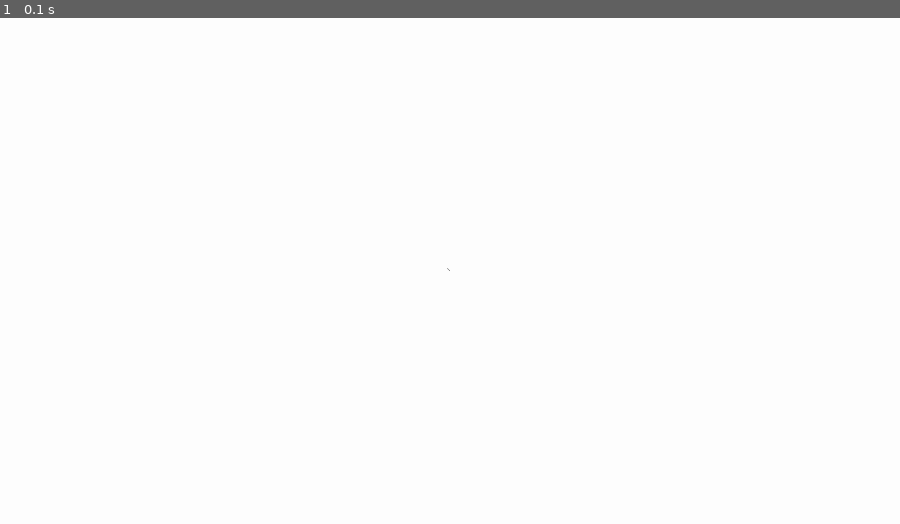
Above: before the commit, frame 1.
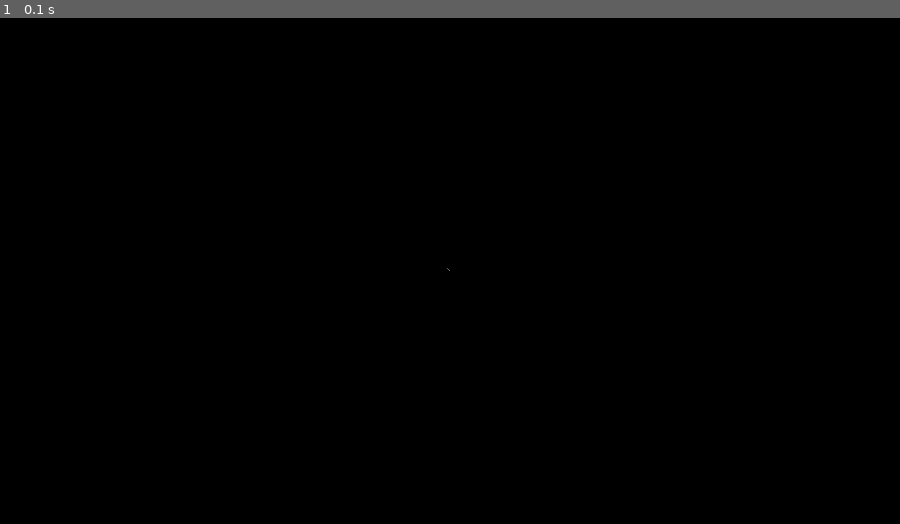
Above: after the commit, the same moment.

Repository: meheraabChothia/physics_sims
Game: pygame game, started from collisions/random_walker/walker.py
Two runs of this game, one before a commit and one after it. Both use one fixed random seed, a clock stepped at 60 frames per second and the inputs below.
Inputs:
- Up to frame 1 (0.1 s): no input

The runs differ from the first frame. In frame 1, 100% of the frame differs, in the area x 0-100%, y 0-100%.

Commit message:
docs: Thought of a solution to the collision problem.
Signed-off-by: meheraabChothia <meheraablol@gmail.com>

Diff:
--- /dev/null
+++ b/collisions/matplotlib_test.py
@@ -0,0 +1,11 @@
+import matplotlib.pyplot as plt
+import numpy as np
+
+# Create a figure containing a single Axes.
+# fig, ax = plt.subplots()
+fig = plt.figure()
+ax = fig.subplots()
+# ax.plot(1, 1)
+ax.plot([1, 2, 3, 4], [0, 0.5, 1, 0.2])
+
+plt.show()                           # Show the figure.
--- /dev/null
+++ b/collisions/noise/test.py
@@ -0,0 +1,24 @@
+import matplotlib.pyplot as plt
+from perlin_noise import PerlinNoise
+
+noise1 = PerlinNoise(n_dims=2, octaves=0.5)
+noise2 = PerlinNoise(n_dims=2, octaves=1)
+noise3 = PerlinNoise(n_dims=2, octaves=2)
+noise4 = PerlinNoise(n_dims=2, octaves=4)
+
+xpix = 100
+ypix = 100
+pic = []
+for i in range(xpix):
+    row = []
+    for j in range(ypix):
+        noise_val = noise1([i/xpix, j/ypix])
+        noise_val += 0.5 * noise2([i/xpix, j/ypix])
+        noise_val += 0.25 * noise3([i/xpix, j/ypix])
+        noise_val += 0.125 * noise4([i/xpix, j/ypix])
+
+        row.append(noise_val)
+    pic.append(row)
+
+plt.imshow(pic, cmap='gray')
+plt.show()
--- a/collisions/pg_sim.py
+++ b/collisions/pg_sim.py
@@ -12,16 +12,16 @@
         self.force_vectors = {'x': 0, 'y': -1}
 
     def calculate_position(self, time: float):
-        displacement_y = (self.initial_vel_y*time)+0.5 * \
+        displacement_y = (self.current_vel_y*time)+0.5 * \
             self.acceleration*self.force_vectors['y']*(time**2)
 
-        self.initial_vel_y = self.initial_vel_y + \
+        self.current_vel_y = self.current_vel_y + \
             self.acceleration*self.force_vectors['y']*time
 
-        displacement_x = (self.initial_vel_x*time)+0.5 * \
+        displacement_x = (self.current_vel_x*time)+0.5 * \
             self.acceleration*self.force_vectors['x']*(time**2)
 
-        self.initial_vel_x = self.initial_vel_x + \
+        self.current_vel_x = self.current_vel_x + \
             self.acceleration*self.force_vectors['x']*time
 
         return [displacement_x, displacement_y]
--- /dev/null
+++ b/collisions/pyglet_test.py
@@ -0,0 +1,65 @@
+import pyglet
+
+window = pyglet.window.Window()
+
+batch = pyglet.graphics.Batch()
+
+
+def update(dt, object):
+    for obj in object:
+        obj.update_state(dt)
+        # input()
+
+
+@window.event
+def on_draw():
+    window.clear()
+    batch.draw()
+
+
+class Circle:
+    def __init__(self, v_x, v_y, i_x, i_y):
+        self.velocity = {"x": v_x, "y": v_y}
+        self.acceleration = {"x": 0, "y": 0}
+        self._obj_details(i_x, i_y)
+        self.create_object()
+
+    def _obj_details(self, i_x, i_y):
+        self.pos = {"x": i_x, "y": i_y}
+        self.radius = 4
+
+    def create_object(self):
+        self.obj = pyglet.shapes.Circle(
+            x=self.pos['x'], y=self.pos['y'], radius=self.radius,
+            color=(255, 255, 255), batch=batch)
+
+    def update_state(self, dt):
+        dis_x = self.velocity['x']*dt+(0.5*self.acceleration['x']*(dt**2))
+        dis_y = self.velocity['y']*dt+(0.5*self.acceleration['y']*(dt**2))
+
+        '''
+        For now we gonna update both the self.pos arg and the circle coords
+        Will figure something else out later on.
+        '''
+
+        self.pos['x'] += dis_x
+        self.pos['y'] += dis_y
+        self.obj.x += dis_x
+        self.obj.y += dis_y
+
+
+def main():
+    object = []
+    circle = Circle(100, 60, 200, 200)
+    circle2 = Circle(10, 10, 250, 250)
+
+    object.append(circle)
+    object.append(circle2)
+
+    pyglet.clock.schedule_interval(update, 1/120, object)
+
+    pyglet.app.run()
+
+
+if __name__ == "__main__":
+    main()
--- a/collisions/random_walker/walker.py
+++ b/collisions/random_walker/walker.py
@@ -25,7 +25,7 @@
 
     def set_screen(self):
         # self.screen.fill('black')
-        self.screen.fill('white')
+        self.screen.fill('black')
 
     def movements(self):
         for object in self.objects:
@@ -99,7 +99,7 @@
                 sm.running = False
 
         # sm.screen.set_at(wk.mouse_record_follow(), (255, 255, 255))
-        sm.screen.set_at(wk.mouse_move(), (0, 0, 0))
+        sm.screen.set_at(wk.mouse_move(), (255, 255, 255))
 
         pygame.display.flip()
         sm.dt = sm.clock.tick(60)/1000
@@ -107,5 +107,10 @@
     pygame.quit()
 
 
+def shade_screen():
+    sm = ScreenManager()
+    sm.set_screen()
+
+
 if __name__ == "__main__":
     walker_main()
--- /dev/null
+++ b/nature-of-code/test-sketch/p5.json
@@ -0,0 +1 @@
+{"libs":{},"version":"2.3.3","mode":"instance","includes":["sketch.js"]}
--- a/pyproject.toml
+++ b/pyproject.toml
@@ -7,6 +7,8 @@
 dependencies = [
     "ipykernel>=7.3.0",
     "matplotlib>=3.11.0",
+    "perlin-noise>=1.14",
     "pygame>=2.6.1",
+    "pyglet>=2.1.16",
     "pyqt6>=6.11.0",
 ]
Not shown, added: README.md
Not shown, changed: collisions/README.md
Binary file added: nature-of-code/test-sketch/assets/favicon.ico
Not shown, added: nature-of-code/test-sketch/tsconfig.json
Not shown, added: collisions/noise/=1.14
Not shown, added: nature-of-code/test-sketch/assets/libs/libs.js
Not shown, added: nature-of-code/test-sketch/assets/libs/p5.js
Not shown, added: nature-of-code/test-sketch/assets/types/p5.d.ts
Not shown, added: nature-of-code/test-sketch/index.html
Not shown, added: nature-of-code/test-sketch/sketch.js
Not shown, changed: uv.lock
